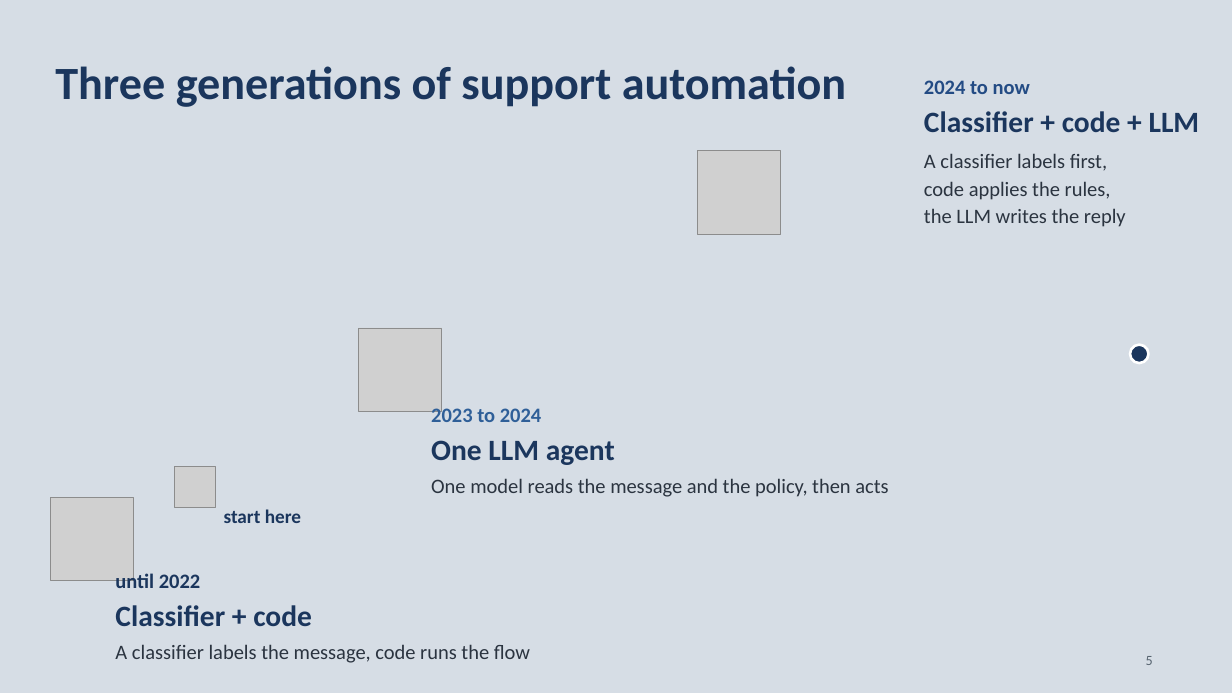
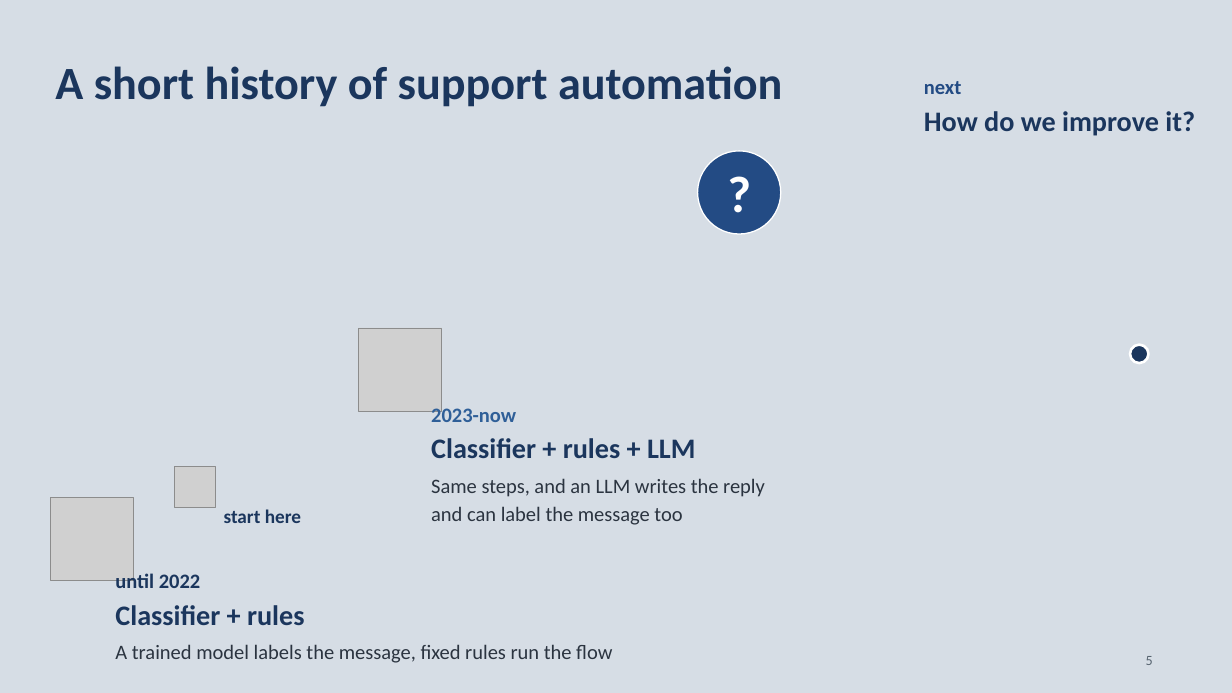
Before and after one commit to neilonthesky/english-presentation, a slide deck: slide 5 of slides/deck.pptx. Drawn at 1232x693 pixels with LibreOffice and Linux fonts; fonts in the diff are those of the drawing; grey boxes stand for pictures; background and template pictures are left out. Boxes give left, top, right and bottom in pixels: in the first picture for what was removed or moved away, otherwise in the second. Text is boxed around its words. In the diff, an @@ line names an element or a change of style, - is before the commit and + after.

```diff
--- a/slides/deck.pptx
+++ b/slides/deck.pptx
@@ text at (55, 66, 782, 107): text changed @@
-Three generations of support automation
+A short history of support automation
@@ text at (924, 81, 961, 94): text changed; size 23 to 16 pt; text colour #1B365D to #234B84 @@
-Classifier + code + LLM
+next
@@ text removed at (924, 80, 1030, 94) @@
-2024 to now
@@ text at (924, 111, 1195, 136): text changed; size 16 to 22 pt; text colour #2B3440 to #1B365D; bold on @@
-A classifier labels first,
+How do we improve it?
@@ picture removed at (698, 151, 781, 234) @@
@@ ellipse added at (698, 151, 781, 234), fill #234B84, outline #FFFFFF 1 pt, 40 pt, text #FFFFFF, bold @@
+?
@@ text removed at (924, 181, 1111, 200) @@
-code applies the rules,
@@ text removed at (924, 208, 1126, 227) @@
-the LLM writes the reply
@@ text at (431, 405, 516, 422): text changed @@
-2023 to 2024
+2023-now
@@ text at (431, 438, 695, 458): text changed; size 23 to 22 pt @@
-One LLM agent
+Classifier + rules + LLM
@@ text at (431, 478, 765, 497): text changed @@
-One model reads the message and the policy, then acts
+Same steps, and an LLM writes the reply
@@ text added at (431, 506, 682, 525), 16 pt, text #2B3440 @@
+and can label the message too
@@ text at (115, 605, 305, 625): text changed; size 23 to 22 pt @@
-Classifier + code
+Classifier + rules
@@ text at (115, 644, 612, 663): text changed @@
-A classifier labels the message, code runs the flow
+A trained model labels the message, fixed rules run the flow
```
Also in this commit, not shown: 3 other files.
